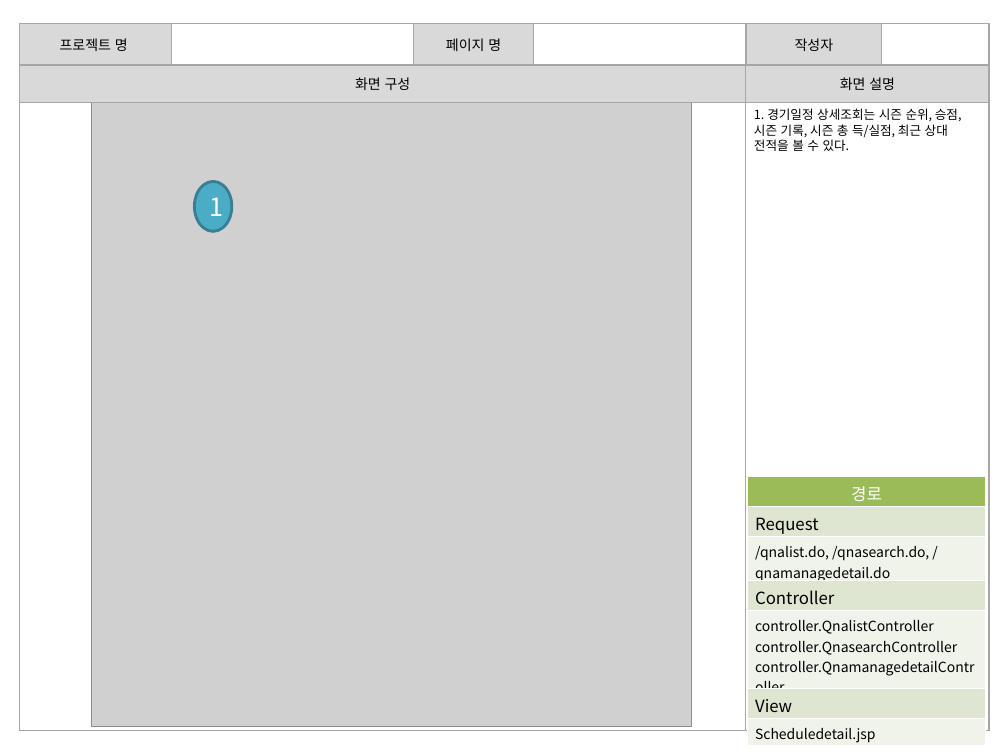
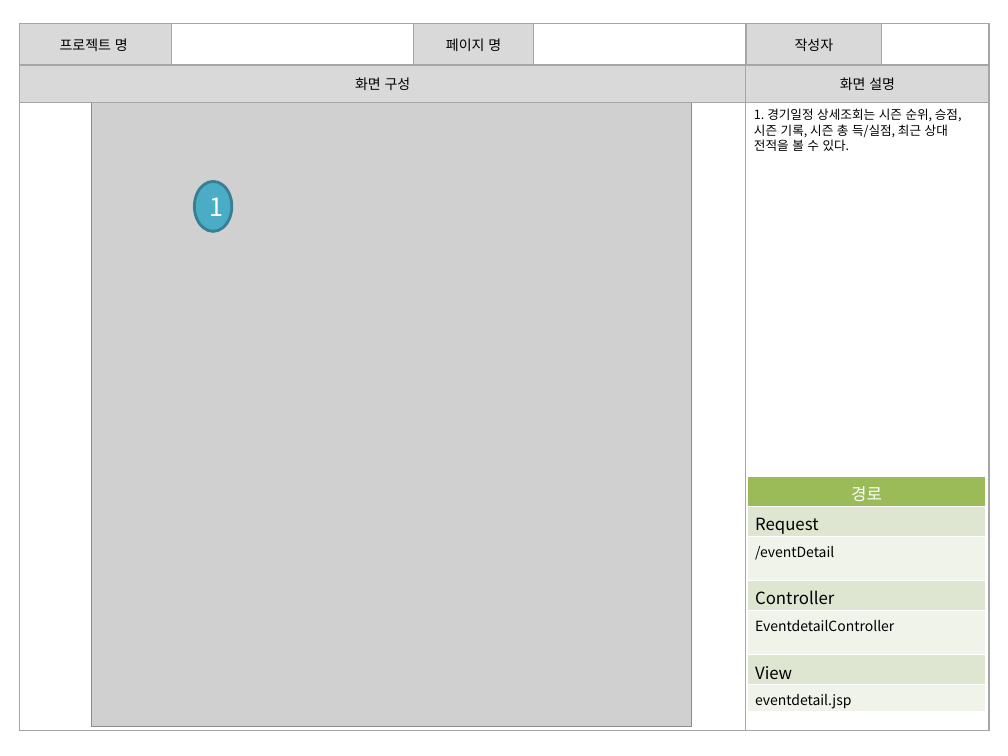
Before and after one commit to banana1531/ggs, a slide deck: slide 4 of doc/1.개인폴더/최현우/01. 스토리보드_경기일정.pptx (slide 5 before the commit). Drawn at 1008x756 pixels with LibreOffice and Linux fonts; fonts in the diff are those of the drawing; grey boxes stand for pictures. Boxes give left, top, right and bottom in pixels: in the first picture for what was removed or moved away, otherwise in the second. Text is boxed around its words. In the diff, an @@ line names an element or a change of style, - is before the commit and + after.

```diff
--- a/doc/1.개인폴더/최현우/01. 스토리보드_경기일정.pptx
+++ b/doc/1.개인폴더/최현우/01. 스토리보드_경기일정.pptx
@@ table at box(748, 476, 986, 713) @@
-row 3, column 1: /qnalist.do, /qnasearch.do, /qnamanagedetail.do
+row 3, column 1: /eventDetail
-row 5, column 1: controller.QnalistController / controller.QnasearchController / controller.QnamanagedetailController
+row 5, column 1: EventdetailController
-row 7, column 1: Scheduledetail.jsp
+row 7, column 1: eventdetail.jsp
```
Also in this commit, not shown: 5 other slides changed, 1 slide removed.
